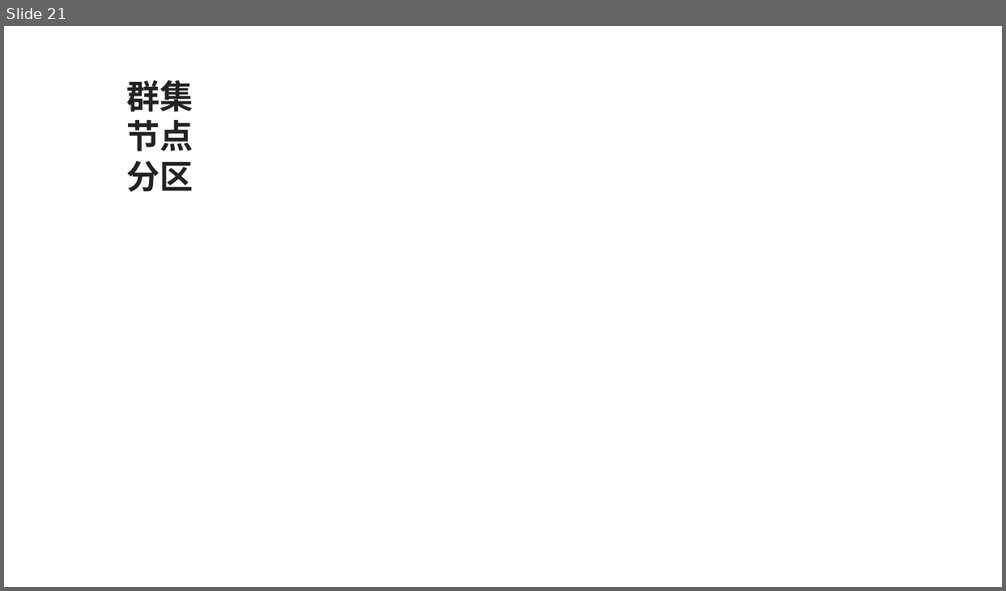
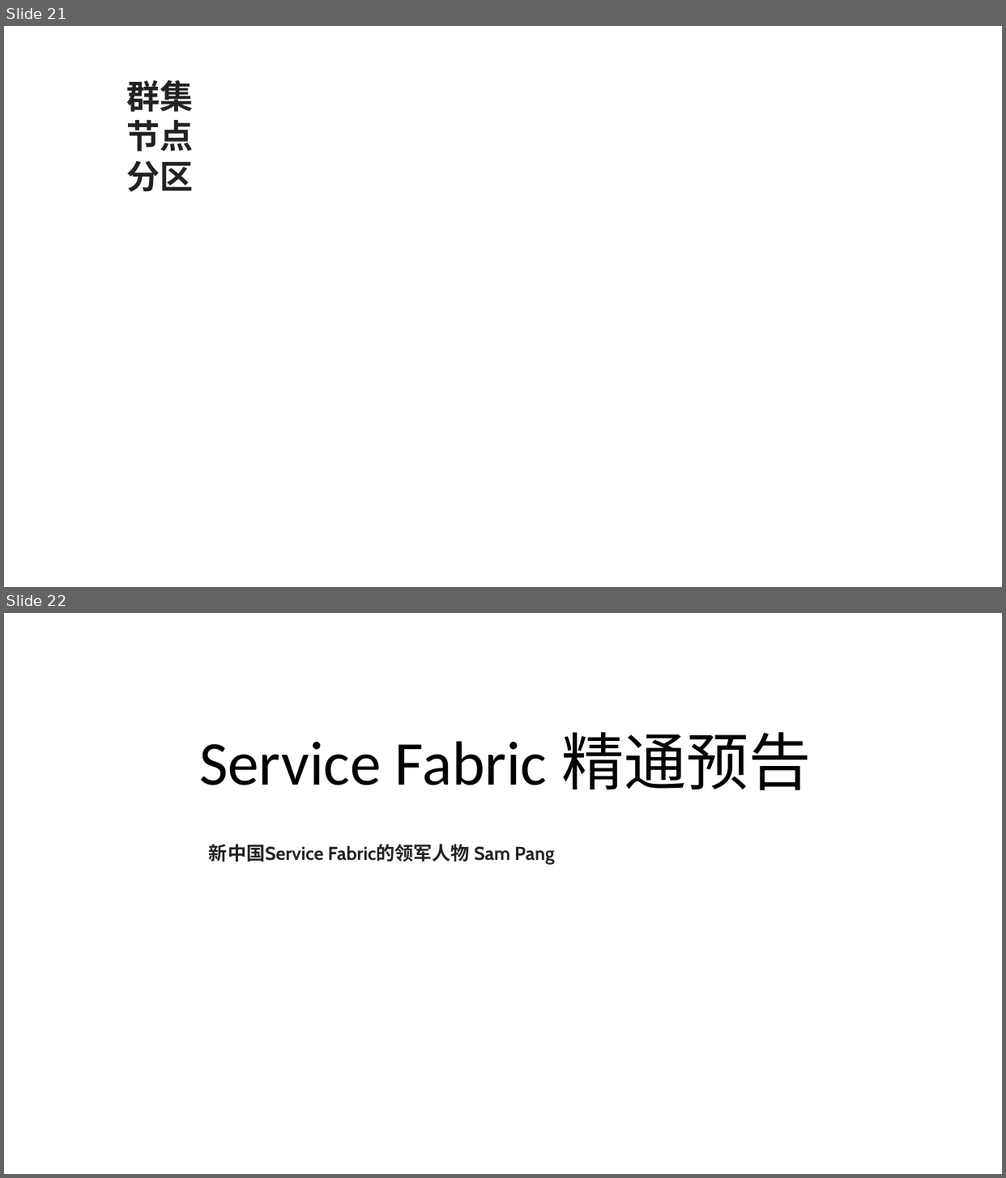
Before and after one commit to FredJiangFei/MyDocuments, a slide deck: 工作/Service Fabric/Service Fabric.pptx. Shown one above the other, each under a label of ours: slide 21 before the commit, slides 21 and 22 after it. The pictures are 1006x591 and 1006x1178 pixels, drawn with LibreOffice and Linux fonts; fonts in the diff are those of the drawing. Boxes give left, top, right and bottom in pixels: in the first picture for what was removed or moved away, otherwise in the second. Text is boxed around its words. In the diff, an @@ line names an element or a change of style, - is before the commit and + after.

```diff
--- a/工作/Service Fabric/Service Fabric.pptx
+++ b/工作/Service Fabric/Service Fabric.pptx
@@ slide 22 added at [4, 613, 1002, 1174], background #FFFFFF @@
@@ title added at [199, 732, 811, 790], 60 pt, text #000000 @@
+Service Fabric 精通预告
@@ text added at [209, 844, 554, 865], 18 pt, text #222222, bold @@
+新中国Service Fabric的领军人物 Sam Pang
```
Also in this commit, not shown: 1 slide changed, 2 other slides added, 2 slides removed.
